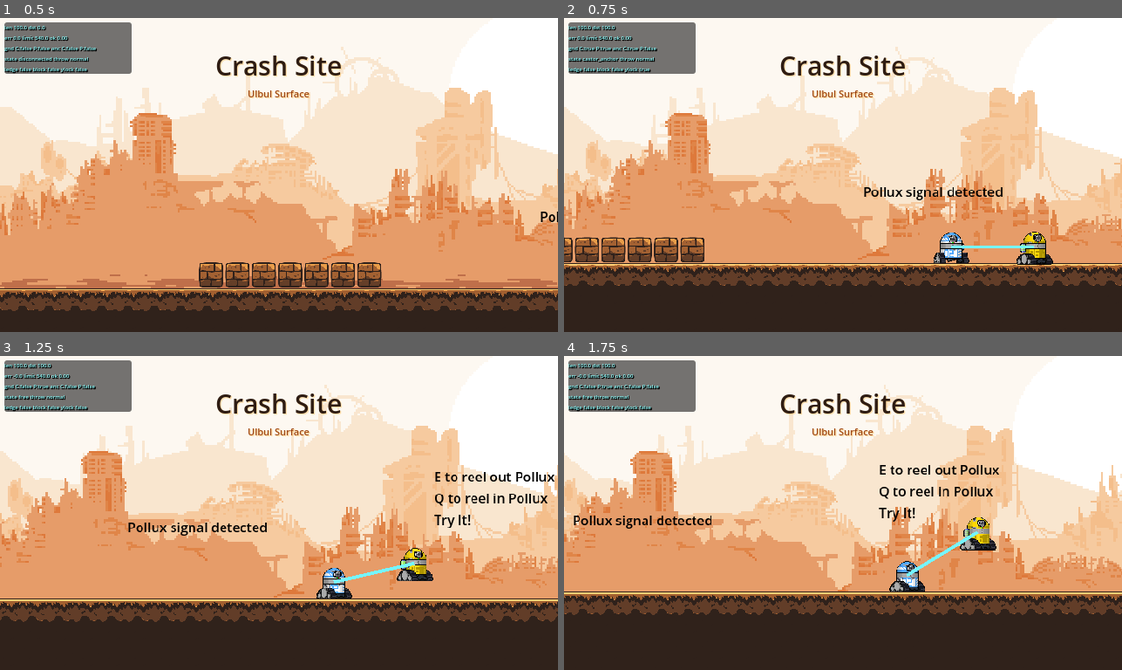
Above: before the commit, frames 1-4 (two rows, left to right).
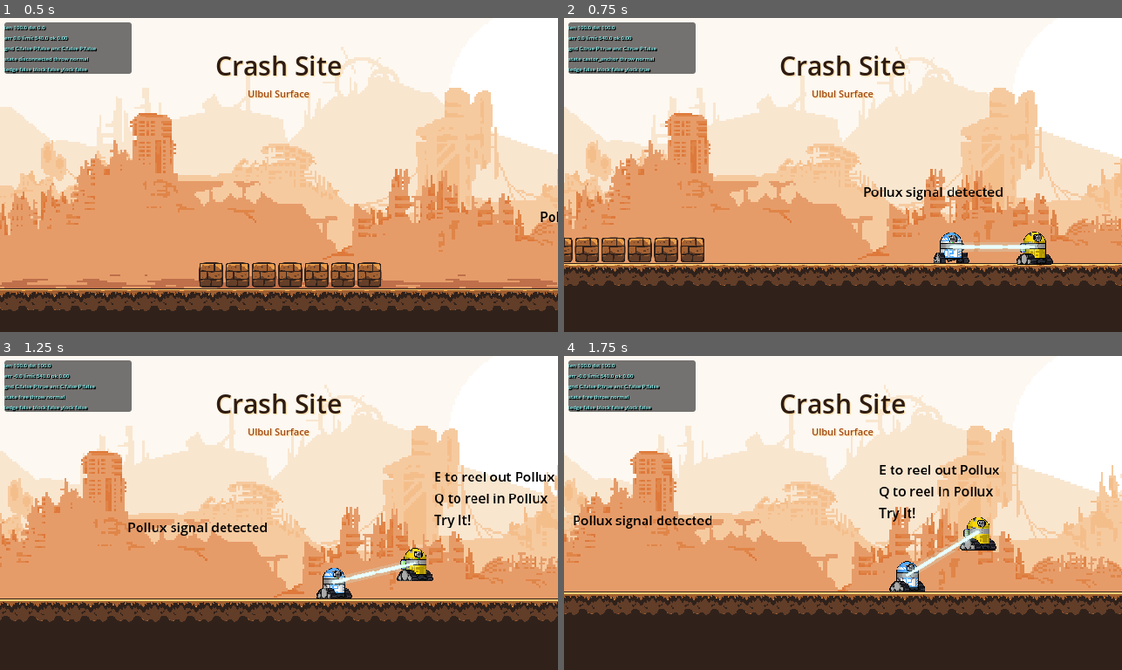
Above: after the commit, the same moments.

Repository: Bakwan-Company/Astro-Knot
Game: Godot game, scene res://levels/level_1_tutorial/Level1Tutorial.tscn
Same seed, same stepped clock (60 frames per second), same inputs: the game is played once before the commit and once after it.
Inputs:
- Up to frame 1 (0.5 s): no input
- Up to frame 2 (0.75 s): tap Enter (ui_accept) at 0.5 s; hold D (move_right) from 0.53 s (still down); hold F (interact) from 0.53 s (still down)
- Up to frame 3 (1.25 s): keep holding D (move_right); keep holding F (interact); tap Space (jump) at 0.77 s; tap R (throw_pollux) at 0.8 s
- Up to frame 4 (1.75 s): keep holding D (move_right); release F (interact) at 1.28 s; tap R (throw_pollux) at 1.35 s; tap Space (jump) at 1.52 s; tap F (interact) at 1.55 s

Frame 1 is identical in both runs. In frame 2, 0.4% of the frame differs, in the area x 68-85%, y 71-75%; in frame 3, 0.4%; in frame 4, 0.4%.

Commit message:
update tether visual.

Diff:
--- a/levels/level_1_tutorial/Level1Tutorial.tscn
+++ b/levels/level_1_tutorial/Level1Tutorial.tscn
@@ -398,4 +398,4 @@
 [node name="LevelExit" parent="." unique_id=1578466031 instance=ExtResource("28_382gh")]
 position = Vector2(7824, 52)
 open_confirm_on_body_entered = true
-cancel_walk_distance = 110.0
+cancel_walk_distance = 90.0
--- a/systems/rope_system/RopeManager.tscn
+++ b/systems/rope_system/RopeManager.tscn
@@ -5,10 +5,24 @@
 [node name="RopeManager" type="Node2D" unique_id=709923073]
 script = ExtResource("1_yq5y5")
 
+[node name="HardlightGlow" type="Line2D" parent="." unique_id=72797108]
+z_index = 19
+width = 11.0
+default_color = Color(0.45882353, 0.9607843, 1, 0.22)
+begin_cap_mode = 2
+end_cap_mode = 2
+joint_mode = 2
+
 [node name="HardlightVisual" type="Line2D" parent="." unique_id=72797104]
 z_index = 20
-width = 4.0
-default_color = Color(0.45882353, 0.9607843, 1, 1)
+width = 3.0
+default_color = Color(0.78, 0.99, 1, 1)
+begin_cap_mode = 2
+end_cap_mode = 2
+joint_mode = 2
+
+[node name="HardlightPulses" type="Node2D" parent="." unique_id=72797109]
+z_index = 21
 
 [node name="AimIndicator" type="Line2D" parent="." unique_id=72797105]
 visible = false
--- a/systems/rope_system/rope_manager.gd
+++ b/systems/rope_system/rope_manager.gd
@@ -9,7 +9,19 @@
 @export_group("Connection")
 @export var start_connected: bool = true
 
+@export_group("Hardlight Visual")
+@export_range(0.0, 1.0) var rope_glow_alpha: float = 0.22
+@export_range(0.0, 1.0) var rope_core_brightness: float = 0.45
+@export var rope_pulse_enabled: bool = true
+@export_range(0, 8) var rope_pulse_count: int = 3
+@export var rope_pulse_length: float = 32.0
+@export var rope_pulse_speed: float = 0.9
+@export var rope_pulse_width: float = 5.0
+@export_range(0.0, 1.0) var rope_pulse_alpha: float = 0.72
+
+@onready var rope_glow_visual: Line2D = get_node_or_null("HardlightGlow") as Line2D
 @onready var rope_visual: Line2D = $HardlightVisual
+@onready var rope_pulse_container: Node2D = get_node_or_null("HardlightPulses") as Node2D
 @onready var aim_indicator: Line2D = $AimIndicator
 @onready var power_meter_bg: Line2D = $PowerMeterBg
 @onready var power_meter_fill: Line2D = $PowerMeterFill
@@ -129,6 +141,11 @@
 var power_limit_over_time: float = 0.0
 var tether_is_broken: bool = false
 var tether_connected: bool = true
+var rope_pulse_lines: Array[Line2D] = []
+var rope_pulse_phase: float = 0.0
+var rope_segment_start: Vector2 = Vector2.ZERO
+var rope_segment_end: Vector2 = Vector2.ZERO
+var has_rope_segment: bool = false
 
 func is_body_grounded(body: Node) -> bool:
 	if not body:
@@ -151,17 +168,19 @@
 	rope_default_color = rope_visual.default_color
 	pollux_default_gravity_scale = pollux.gravity_scale
 	pollux_default_linear_damp = pollux.linear_damp
+	create_rope_pulse_lines()
 	initialize_throw_aim_from_current()
 	apply_throw_visual_colors()
 	set_throw_state(ThrowState.NORMAL)
 	set_tether_connected(start_connected)
 
-func _process(_delta: float) -> void:
+func _process(delta: float) -> void:
 	if not tether_connected:
 		update_rope_visual()
 		update_debug_readout()
 		return
 
+	update_rope_pulse_phase(delta)
 	update_rope_visual()
 	update_throw_visuals()
 	update_power_rope_visual()
@@ -199,7 +218,10 @@
 	if rope_visual != null:
 		rope_visual.visible = value
 		if not value:
-			rope_visual.clear_points()
+			clear_rope_visual_points()
+	if rope_glow_visual != null:
+		rope_glow_visual.visible = value
+	set_rope_pulses_visible(value and rope_pulse_enabled)
 
 	if aim_indicator != null:
 		aim_indicator.visible = false
@@ -468,16 +490,15 @@
 
 func update_rope_visual() -> void:
 	if not tether_connected:
-		if rope_visual:
-			rope_visual.clear_points()
+		clear_rope_visual_points()
 		return
 
 	if castor and pollux and rope_visual:
 		var c_anchor = castor.get_node_or_null("RopeAnchor")
 		var p_anchor = pollux.get_node_or_null("RopeAnchor")
-		rope_visual.clear_points()
-		rope_visual.add_point(c_anchor.global_position if c_anchor else castor.global_position)
-		rope_visual.add_point(p_anchor.global_position if p_anchor else pollux.global_position)
+		var start_pos: Vector2 = c_anchor.global_position if c_anchor else castor.global_position
+		var end_pos: Vector2 = p_anchor.global_position if p_anchor else pollux.global_position
+		set_rope_visual_points(start_pos, end_pos)
 
 func update_rope_debug_snapshot() -> void:
 	if not castor or not pollux:
@@ -517,7 +538,7 @@
 	var base_color: Color = get_throw_rope_color()
 	var warning_start_length: float = power_limit_length * power_warning_ratio
 	if power_limit_length <= 0.0 or debug_rope_distance <= warning_start_length:
-		rope_visual.default_color = base_color
+		set_rope_visual_color(base_color)
 		return
 
 	var warning_span: float = maxf(power_limit_length - warning_start_length, 0.001)
@@ -526,10 +547,10 @@
 		0.0,
 		1.0
 	)
-	rope_visual.default_color = base_color.lerp(power_warning_color, warning_amount)
+	set_rope_visual_color(base_color.lerp(power_warning_color, warning_amount))
 
 	if debug_rope_distance > power_limit_length:
-		rope_visual.default_color = power_break_color
+		set_rope_visual_color(power_break_color)
 
 func trigger_game_over(death_type: String) -> void:
 	if tether_is_broken:
@@ -537,7 +558,7 @@
 
 	tether_is_broken = true
 	debug_constraint_state = "tether_broken"
-	rope_visual.default_color = power_break_color
+	set_rope_visual_color(power_break_color)
 	tether_broken.emit(death_type)
 
 	if not game_over_scene:
@@ -879,7 +900,7 @@
 			throw_charge_ratio = 0.0
 			throw_ready_wait_for_release = false
 
-	rope_visual.default_color = get_throw_rope_color()
+	set_rope_visual_color(get_throw_rope_color())
 
 func get_throw_state_name() -> String:
 	match throw_state:
@@ -905,6 +926,102 @@
 		_:
 			return rope_default_color
 
+func set_rope_visual_points(start_pos: Vector2, end_pos: Vector2) -> void:
+	rope_segment_start = start_pos
+	rope_segment_end = end_pos
+	has_rope_segment = true
+
+	if rope_visual != null:
+		rope_visual.clear_points()
+		rope_visual.add_point(start_pos)
+		rope_visual.add_point(end_pos)
+
+	if rope_glow_visual != null:
+		rope_glow_visual.clear_points()
+		rope_glow_visual.add_point(start_pos)
+		rope_glow_visual.add_point(end_pos)
+
+	update_rope_pulse_points()
+
+func clear_rope_visual_points() -> void:
+	has_rope_segment = false
+	if rope_visual != null:
+		rope_visual.clear_points()
+	if rope_glow_visual != null:
+		rope_glow_visual.clear_points()
+	for pulse_line in rope_pulse_lines:
+		pulse_line.clear_points()
+
+func set_rope_visual_color(core_color: Color) -> void:
+	if rope_visual != null:
+		rope_visual.default_color = core_color.lerp(Color.WHITE, rope_core_brightness)
+
+	if rope_glow_visual != null:
+		var glow_color := core_color
+		glow_color.a = rope_glow_alpha
+		rope_glow_visual.default_color = glow_color
+
+	for pulse_line in rope_pulse_lines:
+		var pulse_color := core_color.lerp(Color.WHITE, 0.65)
+		pulse_color.a = rope_pulse_alpha
+		pulse_line.default_color = pulse_color
+
+func create_rope_pulse_lines() -> void:
+	rope_pulse_lines.clear()
+	if rope_pulse_container == null:
+		return
+
+	for child in rope_pulse_container.get_children():
+		child.queue_free()
+
+	for index in range(rope_pulse_count):
+		var pulse_line := Line2D.new()
+		pulse_line.name = "Pulse%s" % index
+		pulse_line.width = rope_pulse_width
+		pulse_line.begin_cap_mode = Line2D.LINE_CAP_ROUND
+		pulse_line.end_cap_mode = Line2D.LINE_CAP_ROUND
+		pulse_line.joint_mode = Line2D.LINE_JOINT_ROUND
+		rope_pulse_container.add_child(pulse_line)
+		rope_pulse_lines.append(pulse_line)
+
+func update_rope_pulse_phase(delta: float) -> void:
+	if not rope_pulse_enabled:
+		return
+
+	rope_pulse_phase = fmod(rope_pulse_phase + delta * rope_pulse_speed, 1.0)
+
+func update_rope_pulse_points() -> void:
+	if not rope_pulse_enabled or not has_rope_segment:
+		set_rope_pulses_visible(false)
+		return
+
+	set_rope_pulses_visible(tether_connected)
+
+	var rope_vector := rope_segment_end - rope_segment_start
+	var rope_length := rope_vector.length()
+	if rope_length <= 0.001:
+		for pulse_line in rope_pulse_lines:
+			pulse_line.clear_points()
+		return
+
+	var direction := rope_vector / rope_length
+	var segment_ratio := clampf(rope_pulse_length / rope_length, 0.02, 0.24)
+
+	for index in range(rope_pulse_lines.size()):
+		var pulse_line := rope_pulse_lines[index]
+		var center_t := fmod(rope_pulse_phase + float(index) / max(rope_pulse_lines.size(), 1), 1.0)
+		var start_t := clampf(center_t - segment_ratio * 0.5, 0.0, 1.0)
+		var end_t := clampf(center_t + segment_ratio * 0.5, 0.0, 1.0)
+		pulse_line.clear_points()
+		pulse_line.add_point(rope_segment_start + direction * rope_length * start_t)
+		pulse_line.add_point(rope_segment_start + direction * rope_length * end_t)
+
+func set_rope_pulses_visible(value: bool) -> void:
+	if rope_pulse_container != null:
+		rope_pulse_container.visible = value
+	for pulse_line in rope_pulse_lines:
+		pulse_line.visible = value
+
 func apply_throw_visual_colors() -> void:
 	aim_indicator.default_color = throw_aim_color
 	power_meter_bg.default_color = throw_power_meter_bg_color
